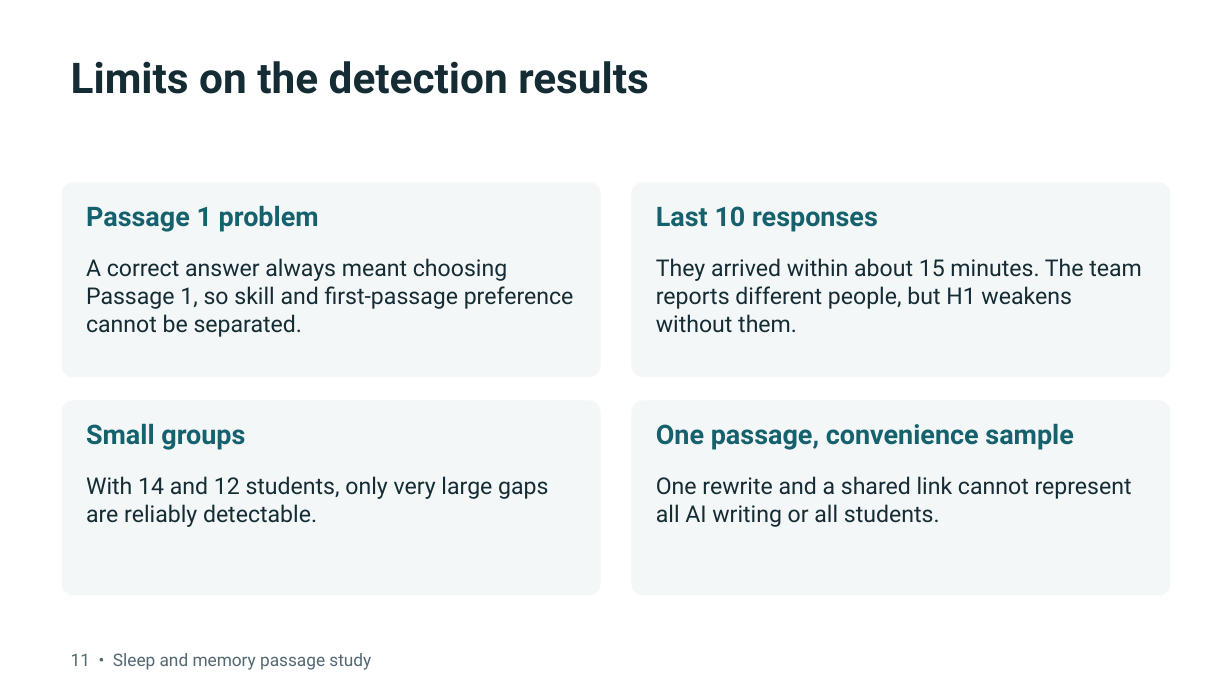
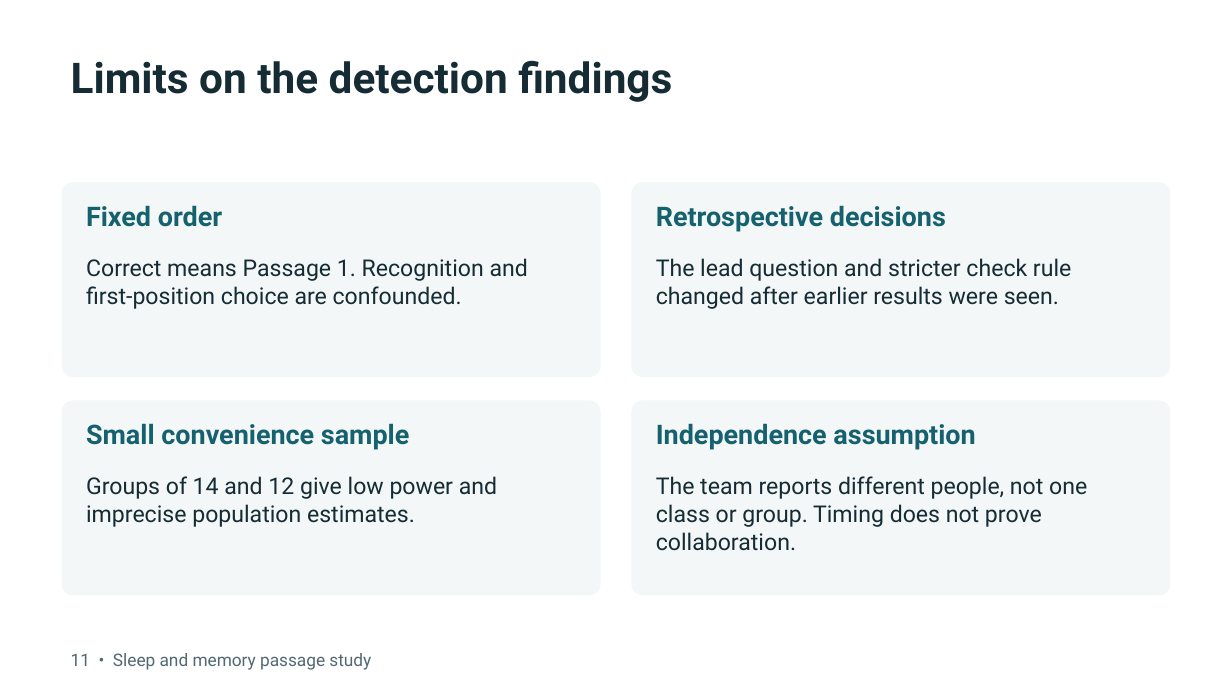
Before and after one commit to debshreechowdhury/sleep-memory-passage-study, a slide deck: slide 7 of presentation/design_detection.pptx. Drawn at 1232x693 pixels with LibreOffice and Linux fonts; fonts in the diff are those of the drawing. Boxes give left, top, right and bottom in pixels: in the first picture for what was removed or moved away, otherwise in the second. Text is boxed around its words. In the diff, an @@ line names an element or a change of style, - is before the commit and + after.

```diff
--- a/presentation/design_detection.pptx
+++ b/presentation/design_detection.pptx
@@ text at bbox=[71, 60, 672, 102]: text changed @@
-Limits on the detection results
+Limits on the detection findings
@@ text at bbox=[86, 205, 222, 227]: text changed @@
-Passage 1 problem
+Fixed order
@@ text at bbox=[656, 205, 946, 232]: text changed @@
-Last 10 responses
+Retrospective decisions
@@ text at bbox=[86, 258, 528, 309]: text changed @@
-A correct answer always meant choosing Passage 1, so skill and first-passage preference cannot be separated.
+Correct means Passage 1. Recognition and first-position choice are confounded.
@@ text at bbox=[656, 258, 1071, 309]: text changed @@
-They arrived within about 15 minutes. The team reports different people, but H1 weakens without them.
+The lead question and stricter check rule changed after earlier results were seen.
@@ text at bbox=[86, 423, 409, 450]: text changed @@
-Small groups
+Small convenience sample
@@ text at bbox=[656, 423, 975, 450]: text changed @@
-One passage, convenience sample
+Independence assumption
@@ text at bbox=[86, 476, 497, 527]: text changed @@
-With 14 and 12 students, only very large gaps are reliably detectable.
+Groups of 14 and 12 give low power and imprecise population estimates.
@@ text at bbox=[656, 476, 1087, 551]: text changed @@
-One rewrite and a shared link cannot represent all AI writing or all students.
+The team reports different people, not one class or group. Timing does not prove collaboration.
```
Also in this commit, not shown: 6 other slides changed, 3 other files.
